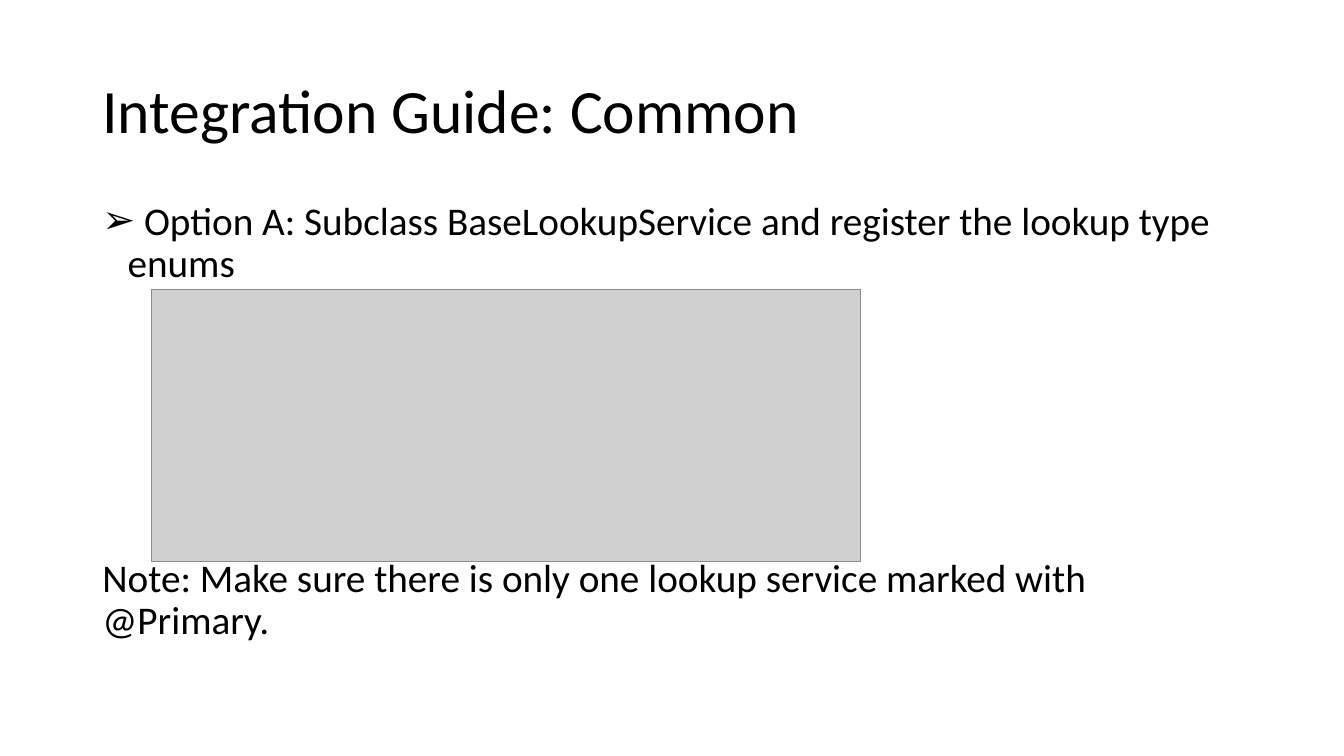
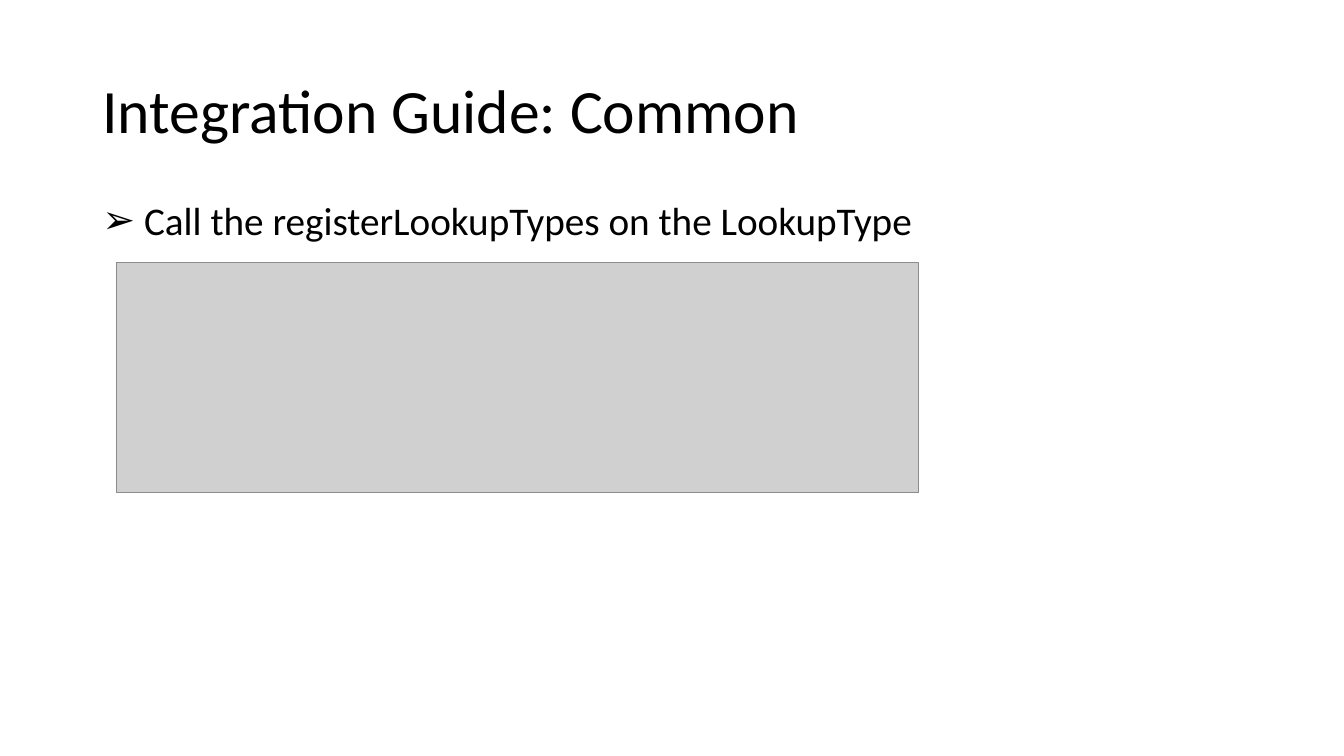
Before and after one commit to Oselan/commons, a slide deck: slide 8 of docs/LookupsDesign.pptx (slide 9 before the commit). Drawn at 1344x756 pixels with LibreOffice and Linux fonts; fonts in the diff are those of the drawing; grey boxes stand for pictures. Boxes give left, top, right and bottom in pixels: in the first picture for what was removed or moved away, otherwise in the second. Text is boxed around its words. In the diff, an @@ line names an element or a change of style, - is before the commit and + after.

Commit message:
updates

```diff
--- a/docs/LookupsDesign.pptx
+++ b/docs/LookupsDesign.pptx
@@ text at (x1=144, y1=207, x2=912, y2=242): text changed @@
-➢ Option A: Subclass BaseLookupService and register the lookup type enums
-Note: Make sure there is only one lookup service marked with @Primary.
+➢ Call the registerLookupTypes on the LookupType
@@ picture resized from (x1=152, y1=289, x2=861, y2=562) to (x1=117, y1=263, x2=920, y2=493) @@
```
Also in this commit, not shown: 2 other slides changed, 1 slide removed.
